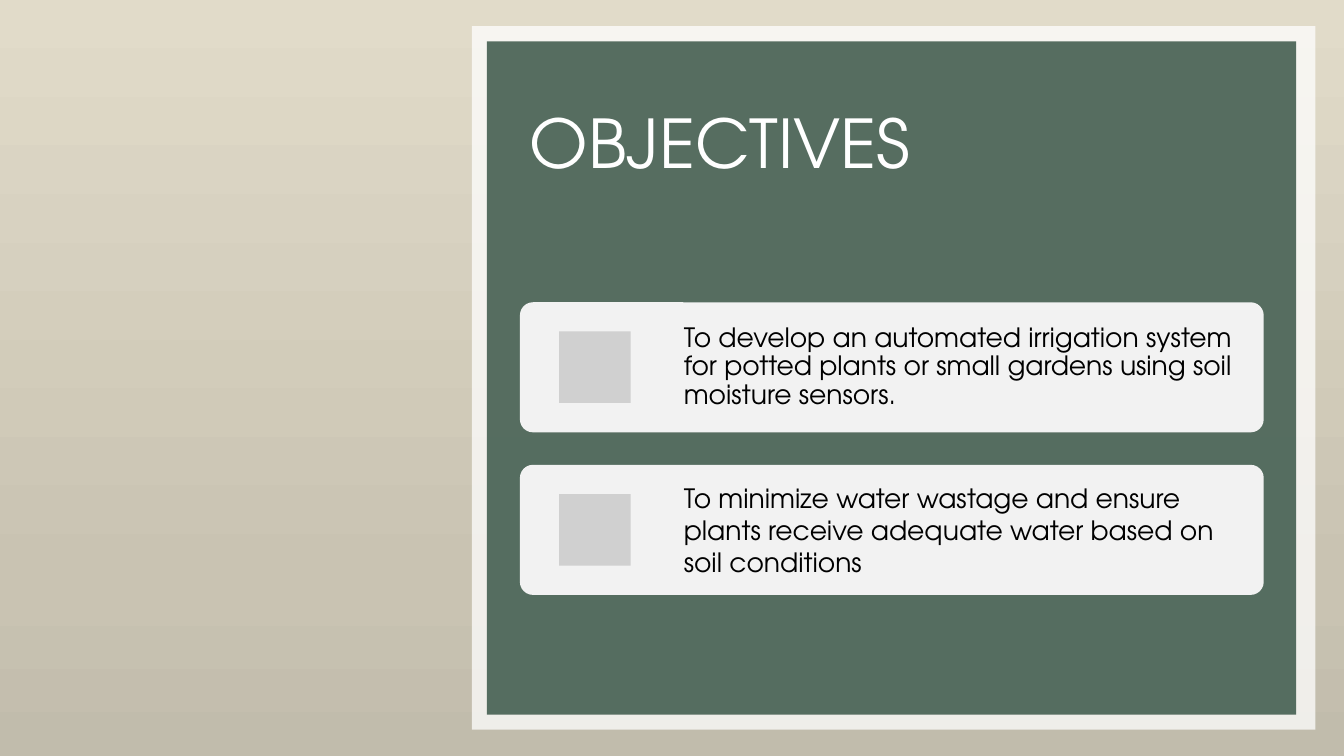
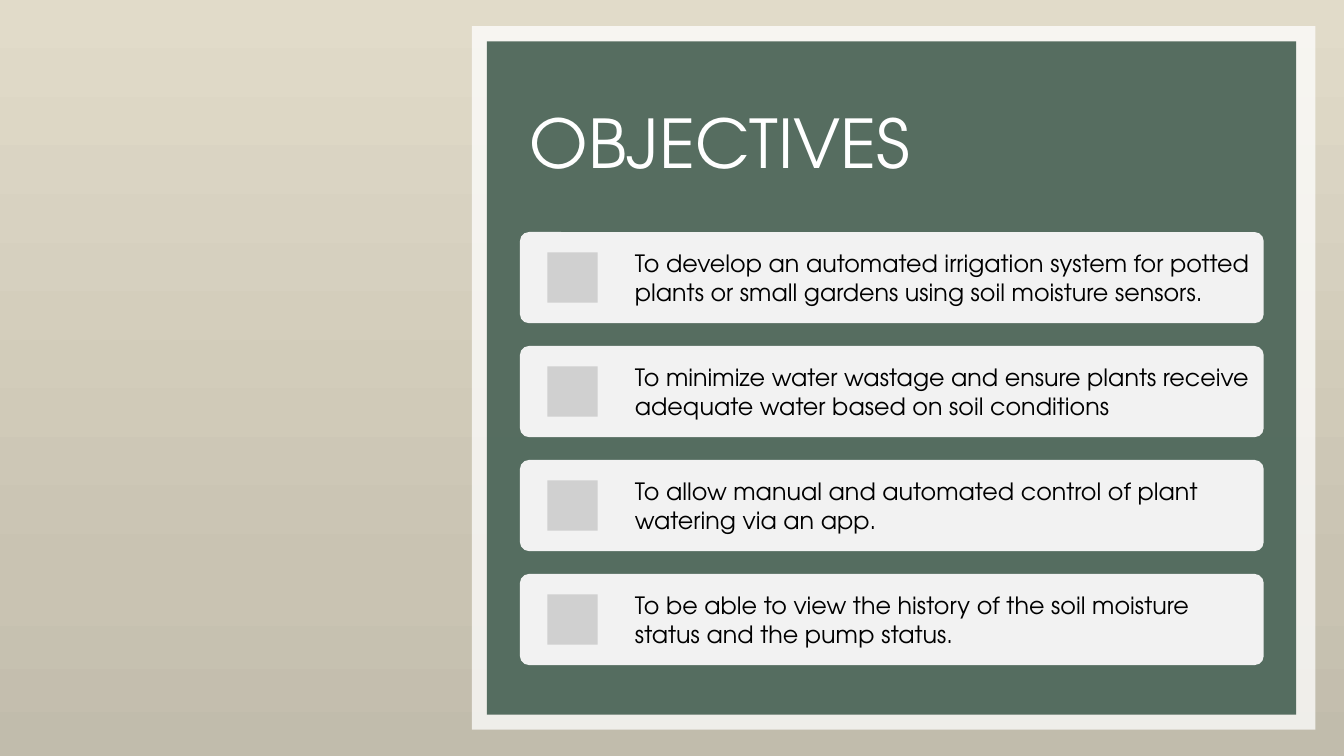
Before and after one commit to anisha-01-phoenix/EcoFlow, a slide deck: slide 3 of ECOFLOW.pptx. Drawn at 1344x756 pixels with LibreOffice and Linux fonts; fonts in the diff are those of the drawing; grey boxes stand for pictures; background and template pictures are left out. Boxes give left, top, right and bottom in pixels: in the first picture for what was removed or moved away, otherwise in the second. Text is boxed around its words. In the diff, an @@ line names an element or a change of style, - is before the commit and + after.

Commit message:
Pptx updated

```diff
--- a/ECOFLOW.pptx
+++ b/ECOFLOW.pptx
@@ text "To develop an automated irrigation ...": place and size @@
-text "To develop an automated irrigation ..." at box(684, 327, 1232, 405)
+text "To develop an automated irrigation ..." at box(635, 254, 1249, 306)
@@ text "To develop an automated irrigation ..." at box(635, 254, 1249, 306): size 19 to 17 pt; line spacing 0.9 to 1 @@
@@ rounded rectangle: place and size @@
-rounded rectangle at box(520, 302, 1264, 433)
+rounded rectangle at box(520, 346, 1264, 437)
@@ picture removed at box(560, 332, 631, 403) @@
@@ text "To minimize water wastage and ...": place and size @@
-text "To minimize water wastage and ..." at box(684, 488, 1214, 573)
+text "To minimize water wastage and ..." at box(635, 368, 1249, 420)
@@ text "To minimize water wastage and ..." at box(635, 368, 1249, 420): size 19 to 17 pt @@
@@ picture: place and size @@
-picture at box(560, 494, 631, 566)
+picture at box(547, 367, 598, 417)
@@ rounded rectangle: place and size @@
-rounded rectangle at box(520, 465, 1264, 595)
+rounded rectangle at box(520, 460, 1264, 551)
@@ group added at box(520, 232, 1264, 664): 3 pictures, 2 rounded rectangles, 2 texts @@
+To allow manual and automated control of plant watering via an app.
+To be able to view the history of the soil moisture status and the pump status.
```
Also in this commit, not shown: 3 other slides changed, 2 slides added, 2 slides removed.
